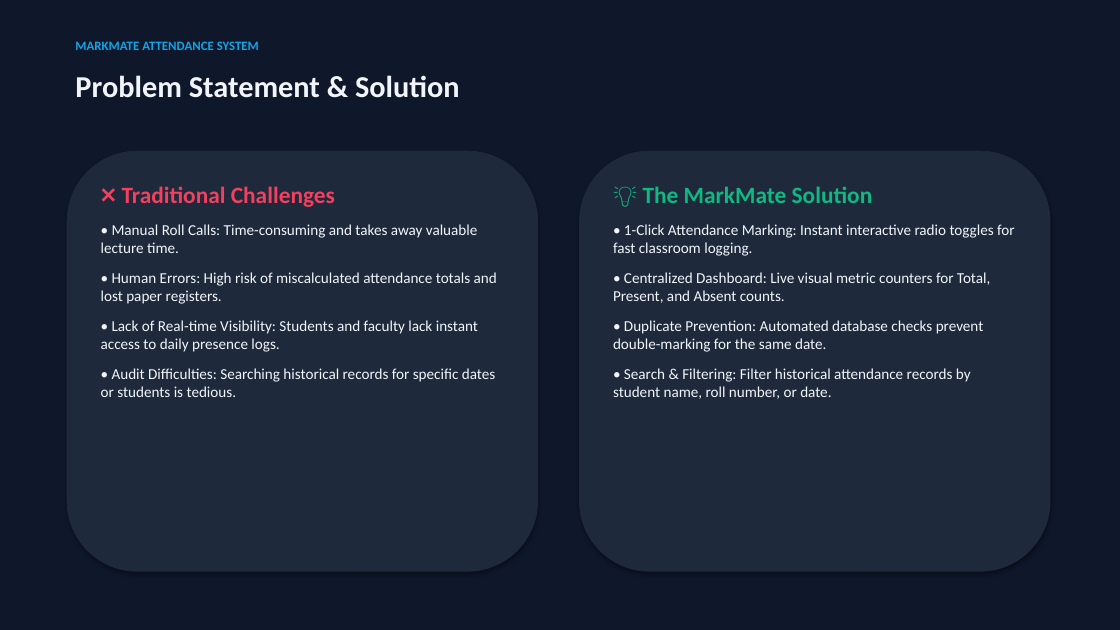
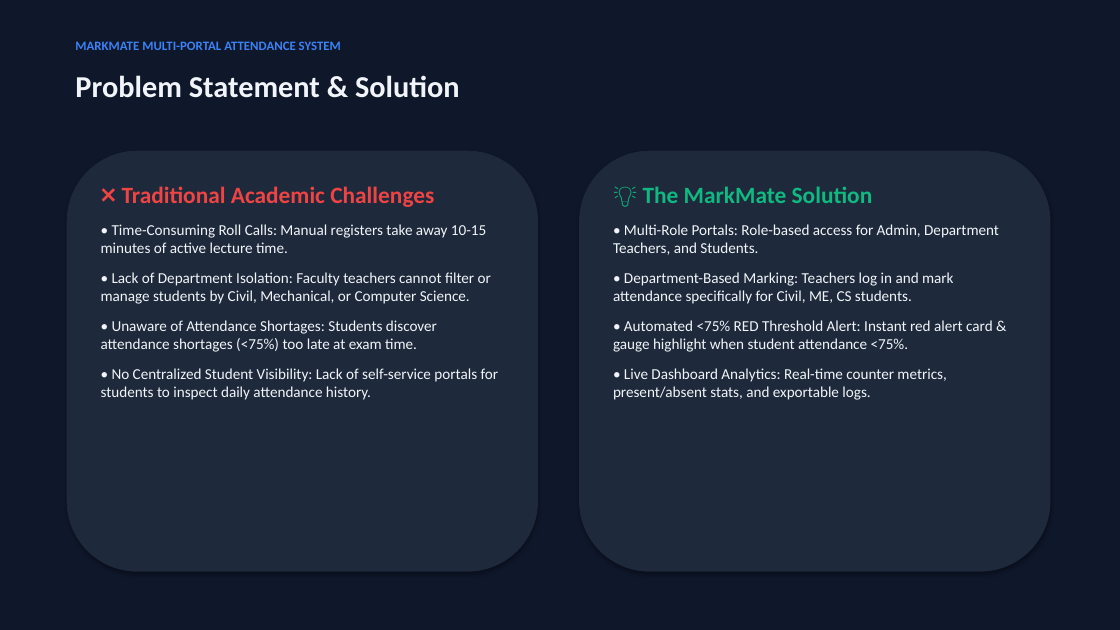
Before and after one commit to Abhii0018/MarkMate, a slide deck: slide 2 of MarkMate_Project_Presentation.pptx. Drawn at 1120x630 pixels with LibreOffice and Linux fonts; fonts in the diff are those of the drawing. Boxes give left, top, right and bottom in pixels: in the first picture for what was removed or moved away, otherwise in the second. Text is boxed around its words. In the diff, an @@ line names an element or a change of style, - is before the commit and + after.

Commit message:
Add Faculty Teachers, Teacher Portal, Student Portal with <75% RED Threshold Alert, and UI upgrades

```diff
--- a/MarkMate_Project_Presentation.pptx
+++ b/MarkMate_Project_Presentation.pptx
@@ text at box(75, 41, 341, 50): text changed; text colour #0EA5E9 to #3B82F6 @@
-MARKMATE ATTENDANCE SYSTEM
+MARKMATE MULTI-PORTAL ATTENDANCE SYSTEM
@@ text at box(101, 186, 499, 400): text changed @@
-❌ Traditional Challenges
-• Manual Roll Calls: Time-consuming and takes away valuable lecture time.
-• Human Errors: High risk of miscalculated attendance totals and lost paper registers.
-• Lack of Real-time Visibility: Students and faculty lack instant access to daily presence logs.
-• Audit Difficulties: Searching historical records for specific dates or students is tedious.
+❌ Traditional Academic Challenges
+• Time-Consuming Roll Calls: Manual registers take away 10-15 minutes of active lecture time.
+• Lack of Department Isolation: Faculty teachers cannot filter or manage students by Civil, Mechanical, or Computer Science.
+• Unaware of Attendance Shortages: Students discover attendance shortages (<75%) too late at exam time.
+• No Centralized Student Visibility: Lack of self-service portals for students to inspect daily attendance history.
@@ text at box(613, 224, 999, 400): text changed @@
-• 1-Click Attendance Marking: Instant interactive radio toggles for fast classroom logging.
-• Centralized Dashboard: Live visual metric counters for Total, Present, and Absent counts.
-• Duplicate Prevention: Automated database checks prevent double-marking for the same date.
-• Search & Filtering: Filter historical attendance records by student name, roll number, or date.
+• Multi-Role Portals: Role-based access for Admin, Department Teachers, and Students.
+• Department-Based Marking: Teachers log in and mark attendance specifically for Civil, ME, CS students.
+• Automated <75% RED Threshold Alert: Instant red alert card & gauge highlight when student attendance <75%.
+• Live Dashboard Analytics: Real-time counter metrics, present/absent stats, and exportable logs.
```
Also in this commit, not shown: 6 other slides changed, 2 slides added, 1 slide removed, 30 other files.
